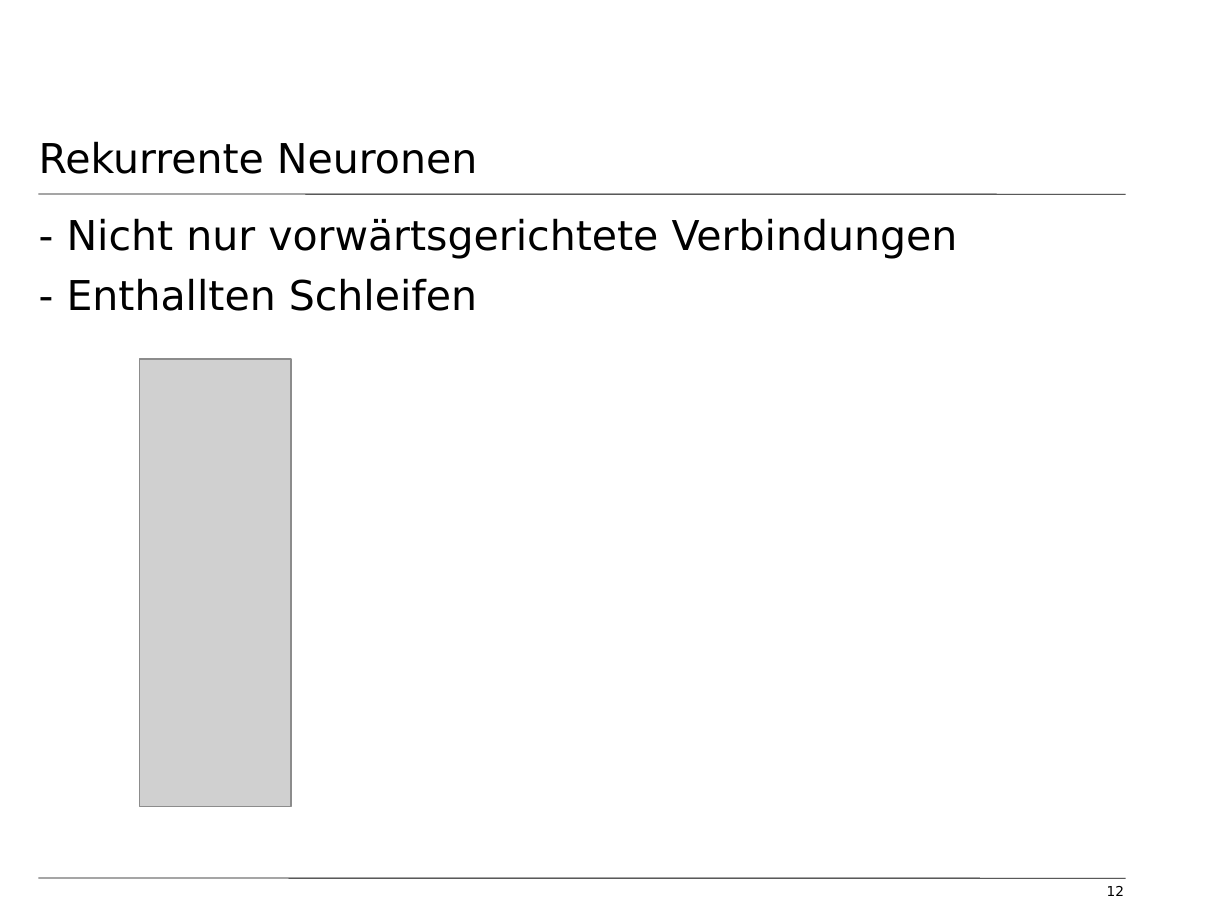
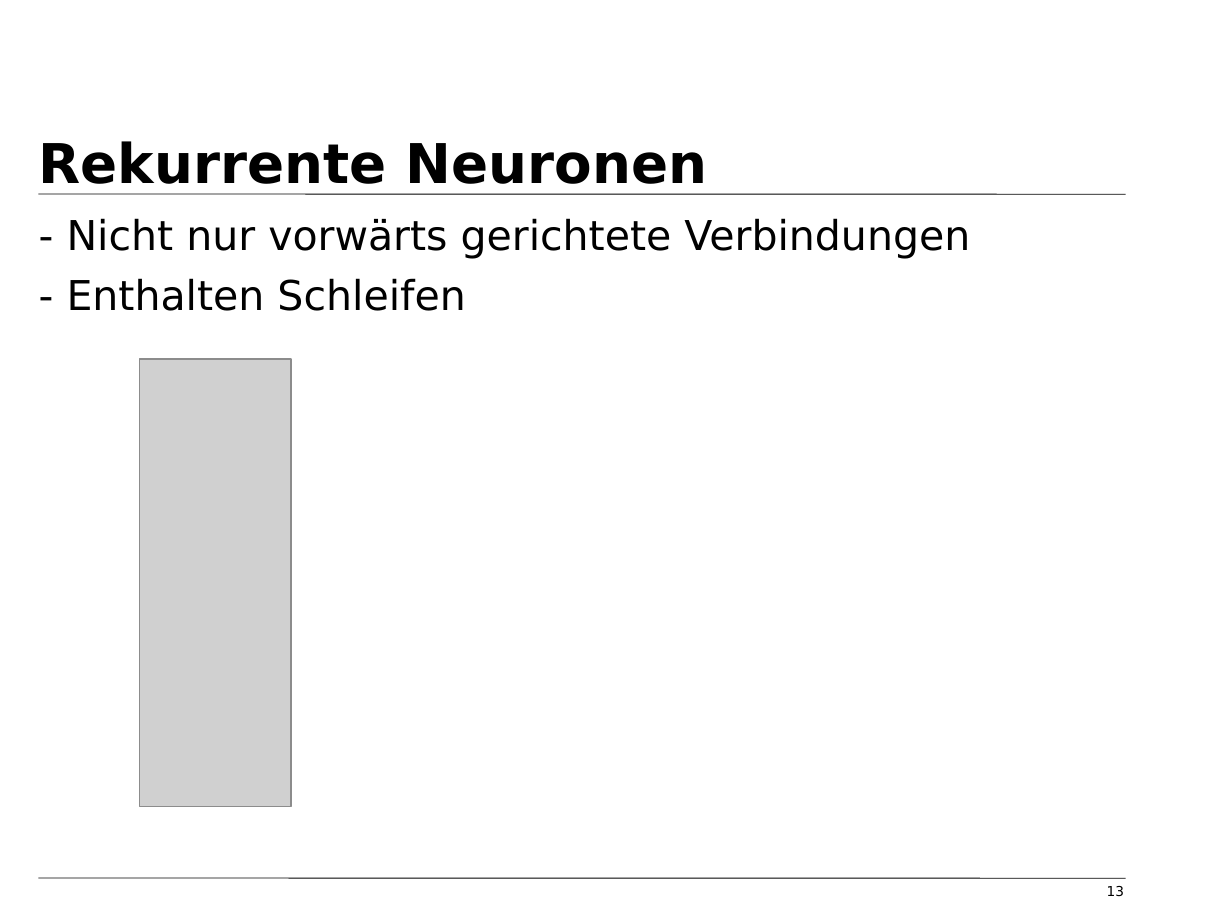
Before and after one commit to tfassbender/deep_learning_team_rnn, a slide deck: slide 13 of vorlesung/vorlesung_rnn_tobias.odp (slide 12 before the commit). Drawn at 1232x924 pixels with LibreOffice and Linux fonts; fonts in the diff are those of the drawing; grey boxes stand for pictures; background and template pictures are left out. Boxes give left, top, right and bottom in pixels: in the first picture for what was removed or moved away, otherwise in the second. Text is boxed around its words. In the diff, an @@ line names an element or a change of style, - is before the commit and + after.

```diff
--- a/vorlesung/vorlesung_rnn_tobias.odp
+++ b/vorlesung/vorlesung_rnn_tobias.odp
@@ title "Rekurrente Neuronen" at (x1=39, y1=141, x2=708, y2=194): size 24 to 32 pt, bold on; vertical alignment top to bottom @@
@@ text at (x1=67, y1=218, x2=970, y2=311): text changed @@
-- Nicht nur vorwärtsgerichtete Verbindungen
-- Enthallten Schleifen
+- Nicht nur vorwärts gerichtete Verbindungen
+- Enthalten Schleifen
@@ page number at (x1=1107, y1=886, x2=1124, y2=897): text changed @@
-12
+13
```
Also in this commit, not shown: 12 other slides changed, 9 slides added, 8 other files.
